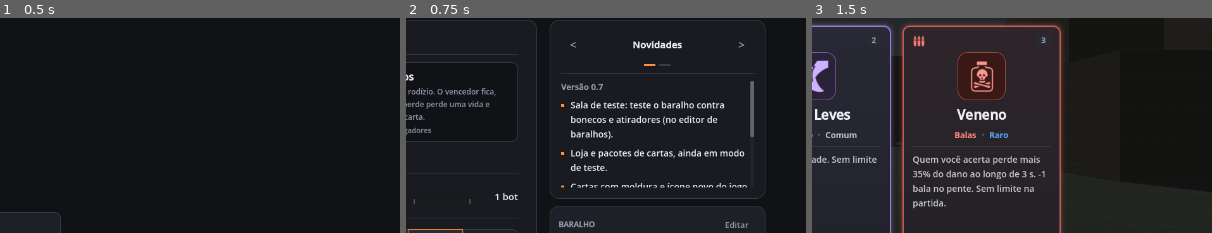
Above: before the commit, frames 1-3 (left to right).
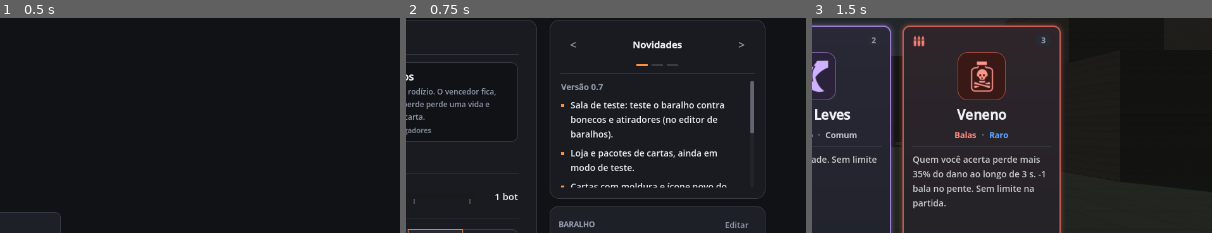
Above: after the commit, the same moments.

Repository: PedroRomeu/furor-prototipo
Game: Godot game, scene res://scenes/main_menu.tscn
Same seed, same stepped clock (60 frames per second), same inputs: the game is played once before the commit and once after it.
Inputs:
- Up to frame 1 (0.5 s): no input
- Up to frame 2 (0.75 s): click "JOGAR" at 0.5 s
- Up to frame 3 (1.5 s): click "Começar treino" at 1.25 s
The pictures show only the part of the screen within x 50-100%, y 24-74%; the shares and areas given below are measured in that part.

Frame 1 is identical in both runs. In frame 2, 0.5% of the frame differs, in the area x 41-87%, y 21-80%; in frame 3, nothing differs.

Commit message:
Missions page on the Play screen (claim, reroll, time left), in-match completion toast and missions block on the final scoreboard

Diff:
--- a/scripts/autoload/missions.gd
+++ b/scripts/autoload/missions.gd
@@ -89,15 +89,25 @@
 	var m: Dictionary = dailies[i] if kind == "d" else weeklies[i]
 	var def: Array = daily_def(m["id"]) if kind == "d" else weekly_def(i, m["id"])
 	var target: int = def[1]
-	return {"text": TEXTS[def[0]] % target, "stat": def[0], "target": target,
+	return {"text": TEXTS[def[0]].replace("%d", num(target)), "stat": def[0], "target": target,
 		"progress": mini(int(m["progress"]), target), "done": int(m["progress"]) >= target,
 		"claimed": m["claimed"], "reward": {"coins": def[2]} if kind == "d" else WEEKLY[i]["reward"]}
+
+
+## Número com ponto nos milhares (10.000), como se escreve em português.
+static func num(n: int) -> String:
+	var s := str(absi(n))
+	var out := ""
+	while s.length() > 3:
+		out = "." + s.right(3) + out
+		s = s.left(s.length() - 3)
+	return ("-" if n < 0 else "") + s + out
 
 
 ## Texto curto da recompensa, para a tela.
 static func reward_text(reward: Dictionary) -> String:
 	if reward.has("coins"):
-		return "%d moedas" % reward["coins"]
+		return num(reward["coins"]) + " moedas"
 	if reward.has("master_pack"):
 		return "Pacote de Mestra"
 	var parts := []
@@ -120,6 +130,17 @@
 	if days_left == 0:
 		days_left = 7
 	return (days_left - 1) * 86400 + seconds_to_day()
+
+
+## Missões cumpridas esperando o resgate.
+func claimable() -> int:
+	var n := 0
+	for kind in ["d", "s"]:
+		for i in (dailies if kind == "d" else weeklies).size():
+			var inf := info(kind, i)
+			if inf["done"] and not inf["claimed"]:
+				n += 1
+	return n
 
 
 func can_reroll(i: int) -> bool:
--- a/scripts/match.gd
+++ b/scripts/match.gd
@@ -619,8 +619,13 @@
 		Missions.add("damage", whole))
 	me.reflected.connect(Missions.add.bind("reflects", 1))
 	me.master_used.connect(Missions.add.bind("master_uses", 1))
-	if GameState.autotest:
-		Missions.completed.connect(func(text): _log("missão cumprida: " + text))
+	# Método (não função anônima): a conexão com o autoload cai sozinha quando a partida sai.
+	Missions.completed.connect(_on_mission_completed)
+
+
+func _on_mission_completed(text: String) -> void:
+	hud.toast("Missão cumprida: " + text)
+	_log("missão cumprida: " + text)
 
 
 ## Fim de rodada para as missões: jogou (no Duelos, só quem estava no duelo) e venceu.
@@ -631,11 +636,16 @@
 		Missions.add("round_wins")
 
 
+## Fim da partida: guarda o que andou nas missões para o placar final (_show_end).
+var _mission_summary: Array = []
+
+
 func _missions_end(won: bool) -> void:
 	if won:
 		Missions.add("match_wins")
+	_mission_summary = Missions.summary()
 	if GameState.autotest:
-		for m in Missions.summary():
+		for m in _mission_summary:
 			_log("missão: %s %d -> %d/%d" % [m["text"], m["before"], m["progress"], m["target"]])
 
 
@@ -899,9 +909,9 @@
 	Input.mouse_mode = Input.MOUSE_MODE_VISIBLE
 	hud.round_text = detail
 	if Net.online:
-		hud.show_end(result, color, {"Voltar à sala": _to_room, "Voltar ao menu": _to_menu})
-	else:
-		hud.show_end(result, color, {"Jogar de novo": get_tree().reload_current_scene, "Voltar ao menu": _to_menu})
+		hud.show_end(result, color, {"Voltar à sala": _to_room, "Voltar ao menu": _to_menu}, _mission_summary)
+	else:
+		hud.show_end(result, color, {"Jogar de novo": get_tree().reload_current_scene, "Voltar ao menu": _to_menu}, _mission_summary)
 
 
 ## Fim do Duelos: vence quem sobrou com vida; a classificação segue a ordem de saída.
--- a/scripts/ui/hud.gd
+++ b/scripts/ui/hud.gd
@@ -968,13 +968,14 @@
 
 ## Fim da partida: o placar final com o resultado em cima e os botões embaixo.
 ## buttons: {"texto": Callable}, o primeiro é o principal.
-func show_end(result: String, color: Color, buttons: Dictionary) -> void:
+func show_end(result: String, color: Color, buttons: Dictionary, missions: Array = []) -> void:
 	show_center("")
 	scoreboard.close()
 	var board := Scoreboard.new()
 	board.result_text = result
 	board.result_color = color
 	board.buttons = buttons
+	board.missions = missions
 	add_child(board)
 	board.setup(me, players)
 	board.kda = scoreboard.kda
--- a/scripts/ui/main_menu.gd
+++ b/scripts/ui/main_menu.gd
@@ -178,14 +178,14 @@
 ## Jogar (refeita de novo em 2026-10-10, layout A escolhido pelo usuário; referências:
 ## Apex/Fortnite, botão de jogar sempre no mesmo canto; Rocket League, modos em cartões;
 ## Marvel Snap, baralho colado ao botão). Abas no topo; à esquerda só as opções da aba;
-## à direita uma coluna fixa: painel com setas (Novidades, Baralho; as missões entram
-## depois como mais uma página em SIDE_PAGES), o baralho e o botão principal da aba.
+## à direita uma coluna fixa: painel com setas (Novidades, Missões, Baralho), o baralho e
+## o botão principal da aba.
 const PLAY_TABS := ["Treino", "Online"]
 const PLAY_MAX := 1440.0    # em tela larga a tela inteira para aqui, centralizada
 const PLAY_SIDE := 340.0    # largura da coluna da direita
 const PLAY_GAP := 12        # espaço entre os blocos de cada coluna
 const PLAY_ACTION_H := 52.0 # altura do botão principal da aba
-const SIDE_PAGES := ["Novidades", "Baralho"]
+const SIDE_PAGES := ["Novidades", "Missões", "Baralho"]
 ## Atualizar a cada versão (texto curto, o que o jogador nota).
 const NEWS_TITLE := "Versão 0.7"
 const NEWS := [
@@ -283,6 +283,7 @@
 	play_tabs["Online"][2] = host_button
 	_open_play_tab(_play_tab)
 	_show_side_page(_side_page)
+	Missions.changed.connect(_on_missions_changed)
 	return root
 
 
@@ -423,7 +424,11 @@
 	col.add_child(scroll)
 	side_body = Ui.vbox(10)
 	side_body.size_flags_horizontal = Control.SIZE_EXPAND_FILL
-	scroll.add_child(side_body)
+	var pad := MarginContainer.new()   # folga para a barra de rolagem não cobrir a borda
+	pad.size_flags_horizontal = Control.SIZE_EXPAND_FILL
+	pad.add_theme_constant_override("margin_right", 10)
+	pad.add_child(side_body)
+	scroll.add_child(pad)
 	return box
 
 
@@ -436,11 +441,15 @@
 func _show_side_page(i: int) -> void:
 	_side_page = i
 	side_title.text = SIDE_PAGES[i]
+	# O traço da página Missões fica verde enquanto há recompensa para resgatar.
+	var to_claim := Missions.claimable() > 0
 	for k in side_dots.size():
-		side_dots[k].color = Ui.ACCENT if k == i else Ui.LINE
+		side_dots[k].color = Ui.ACCENT if k == i else (Ui.OK if to_claim and SIDE_PAGES[k] == "Missões" else Ui.LINE)
 	for c in side_body.get_children():
 		c.queue_free()
 	match SIDE_PAGES[i]:
+		"Missões":
+			_side_missions()
 		"Novidades":
 			side_body.add_child(Ui.label(NEWS_TITLE, 13, Ui.MUTED, true))
 			for item in NEWS:
@@ -460,6 +469,85 @@
 				side_body.add_child(row)
 		"Baralho":
 			_side_deck()
+
+
+## Página Missões (2026-10-11): diárias e semanais com progresso, recompensa, Resgatar e a
+## troca da diária. Redesenha quando as missões mudam (resgate, troca, virada do dia).
+func _side_missions() -> void:
+	Missions.check_period()
+	var note := Ui.label("Contam só nas partidas online.", 12, Ui.MUTED)
+	note.autowrap_mode = TextServer.AUTOWRAP_WORD_SMART
+	side_body.add_child(note)
+	_missions_header("DIÁRIAS", Missions.seconds_to_day())
+	for i in Missions.dailies.size():
+		side_body.add_child(_mission_row("d", i))
+	side_body.add_child(Ui.gap(4))
+	_missions_header("SEMANAIS", Missions.seconds_to_week())
+	for i in Missions.weeklies.size():
+		side_body.add_child(_mission_row("s", i))
+
+
+func _missions_header(title: String, seconds: int) -> void:
+	var row := Ui.hbox(8)
+	row.add_child(Ui.label(title, 12, Ui.MUTED, true))
+	row.add_child(Ui.spacer())
+	row.add_child(Ui.label("trocam em " + _time_left(seconds), 12, Ui.MUTED))
+	side_body.add_child(row)
+
+
+static func _time_left(seconds: int) -> String:
+	var h := seconds / 3600
+	if h >= 24:
+		return "%d d %d h" % [h / 24, h % 24]
+	if h >= 1:
+		return "%d h %d min" % [h, (seconds % 3600) / 60]
+	return "%d min" % maxi(1, seconds / 60)
+
+
+func _mission_row(kind: String, i: int) -> Control:
+	var inf := Missions.info(kind, i)
+	var to_claim: bool = inf["done"] and not inf["claimed"]
+	var box := PanelContainer.new()
+	var style := Ui.box(Ui.SURFACE, 8, Ui.OK if to_claim else Ui.LINE)
+	style.set_content_margin_all(10)
+	box.add_theme_stylebox_override("panel", style)
+	if inf["claimed"]:
+		box.modulate.a = 0.5
+	var col := Ui.vbox(6)
+	box.add_child(col)
+	var text := Ui.label(inf["text"], 14, Ui.TEXT)
+	text.autowrap_mode = TextServer.AUTOWRAP_WORD_SMART
+	col.add_child(text)
+	var bar := Ui.hbox(8)
+	bar.add_child(Ui.progress_bar(inf["progress"], inf["target"]))
+	bar.add_child(Ui.label("%s/%s" % [Missions.num(inf["progress"]), Missions.num(inf["target"])], 12, Ui.MUTED))
+	col.add_child(bar)
+	var foot := Ui.hbox(8)
+	var reward := Ui.label(Missions.reward_text(inf["reward"]), 12, Ui.WARN)
+	reward.size_flags_horizontal = Control.SIZE_EXPAND_FILL
+	reward.size_flags_vertical = Control.SIZE_SHRINK_CENTER
+	reward.autowrap_mode = TextServer.AUTOWRAP_WORD_SMART
+	foot.add_child(reward)
+	if inf["claimed"]:
+		foot.add_child(Ui.label("Resgatada", 12, Ui.OK, true))
+	elif to_claim:
+		var claim := Ui.accent(Ui.button("Resgatar", func(): Missions.claim(kind, i)))
+		claim.custom_minimum_size.y = 28
+		claim.add_theme_font_size_override("font_size", 13)
+		foot.add_child(claim)
+	elif kind == "d" and Missions.can_reroll(i):
+		var swap := Ui.flat(Ui.button("Trocar", func(): Missions.reroll(i)))
+		swap.custom_minimum_size.y = 26
+		swap.add_theme_font_size_override("font_size", 12)
+		swap.tooltip_text = "Troca esta missão por outra. Uma troca por dia, só em missão sem progresso."
+		foot.add_child(swap)
+	col.add_child(foot)
+	return box
+
+
+func _on_missions_changed() -> void:
+	if side_body and is_instance_valid(side_body):
+		_show_side_page(_side_page)
 
 
 ## Página Baralho: a mestra, o estado e as cartas por grupo (ícone com o número de cópias).
--- a/scripts/ui/scoreboard.gd
+++ b/scripts/ui/scoreboard.gd
@@ -26,6 +26,7 @@
 var result_text := ""
 var result_color := Ui.TEXT
 var buttons := {}            # texto -> Callable; o primeiro é o principal
+var missions: Array = []     # fim da partida: missões que andaram (Missions.summary)
 var _rows: VBoxContainer
 var _round_label: Label
 var _lives_title: Label
@@ -89,6 +90,9 @@
 	_rows = Ui.vbox(6)
 	_rows.mouse_filter = Control.MOUSE_FILTER_IGNORE
 	col.add_child(_rows)
+	if not missions.is_empty():
+		col.add_child(HSeparator.new())
+		col.add_child(_missions_block())
 	if buttons.is_empty():
 		col.add_child(Ui.label("Passe o mouse numa carta para ver o efeito.", 13, Ui.MUTED))
 	else:
@@ -108,6 +112,45 @@
 			foot.add_child(b)
 			first = false
 	visible = false
+
+
+## Missões que andaram na partida, em blocos pequenos lado a lado (cabe em 1366x689 com 4
+## jogadores: no máximo 2 linhas de 3).
+func _missions_block() -> Control:
+	var col := Ui.vbox(8)
+	col.mouse_filter = Control.MOUSE_FILTER_IGNORE
+	col.add_child(Ui.label("MISSÕES", 12, Ui.MUTED, true))
+	var flow := HFlowContainer.new()
+	flow.add_theme_constant_override("h_separation", 8)
+	flow.add_theme_constant_override("v_separation", 8)
+	flow.mouse_filter = Control.MOUSE_FILTER_IGNORE
+	col.add_child(flow)
+	for m in missions:
+		var chip := PanelContainer.new()
+		var style := Ui.box(Ui.SURFACE, 8, Ui.OK if m["done"] else Ui.LINE)
+		style.set_content_margin_all(8)
+		style.content_margin_left = 12
+		style.content_margin_right = 12
+		chip.add_theme_stylebox_override("panel", style)
+		chip.custom_minimum_size.x = 278
+		chip.mouse_filter = Control.MOUSE_FILTER_IGNORE
+		var box := Ui.vbox(5)
+		chip.add_child(box)
+		var top := Ui.hbox(8)
+		var text := Ui.label(m["text"], 13, Ui.TEXT)
+		text.size_flags_horizontal = Control.SIZE_EXPAND_FILL
+		text.clip_text = true
+		text.text_overrun_behavior = TextServer.OVERRUN_TRIM_ELLIPSIS
+		top.add_child(text)
+		var gain: int = m["progress"] - m["before"]
+		top.add_child(Ui.label("Cumprida" if m["done"] else "+" + Missions.num(gain), 13, Ui.OK if m["done"] else Ui.ACCENT, true))
+		box.add_child(top)
+		var bottom := Ui.hbox(8)
+		bottom.add_child(Ui.progress_bar(m["progress"], m["target"], 4.0))
+		bottom.add_child(Ui.label("%s/%s" % [Missions.num(m["progress"]), Missions.num(m["target"])], 12, Ui.MUTED))
+		box.add_child(bottom)
+		flow.add_child(chip)
+	return col
 
 
 func setup(p_me: Player, all_players: Array) -> void:
--- a/scripts/ui/ui_style.gd
+++ b/scripts/ui/ui_style.gd
@@ -320,6 +320,24 @@
 	return c
 
 
+## Barra de progresso fina que estica na horizontal (missões). Cheia fica verde.
+static func progress_bar(value: float, total: float, height := 4.0) -> Control:
+	var back := ColorRect.new()
+	back.color = LINE
+	back.custom_minimum_size.y = height
+	back.size_flags_horizontal = Control.SIZE_EXPAND_FILL
+	back.size_flags_vertical = Control.SIZE_SHRINK_CENTER
+	back.mouse_filter = Control.MOUSE_FILTER_IGNORE
+	var fill := ColorRect.new()
+	var ratio := clampf(value / total, 0.0, 1.0) if total > 0.0 else 0.0
+	fill.color = OK if ratio >= 1.0 else ACCENT
+	fill.anchor_bottom = 1.0
+	fill.anchor_right = ratio
+	fill.mouse_filter = Control.MOUSE_FILTER_IGNORE
+	back.add_child(fill)
+	return back
+
+
 ## Espaço que estica na vertical (empurra o que vem depois para baixo).
 static func grow() -> Control:
 	var c := Control.new()
